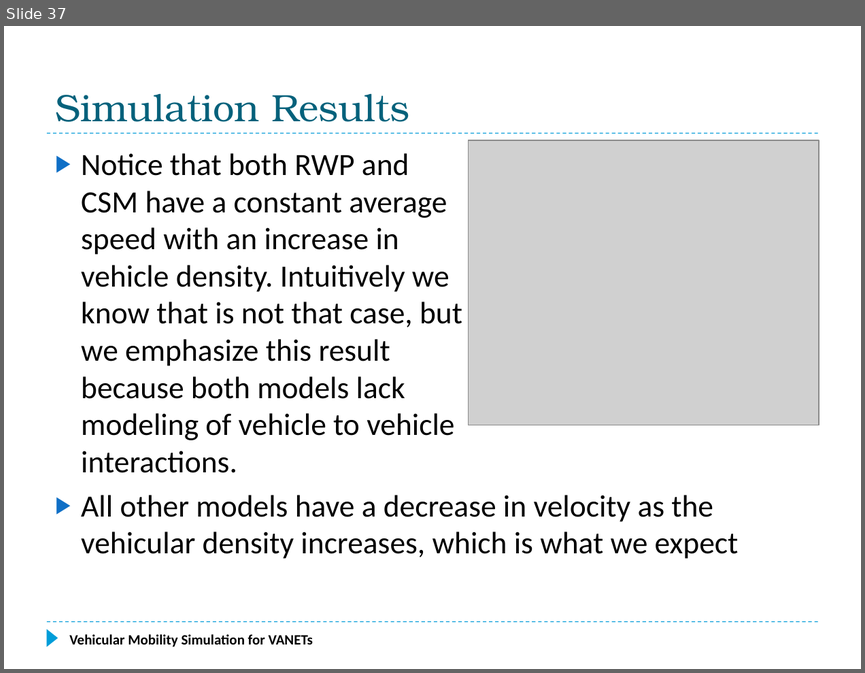
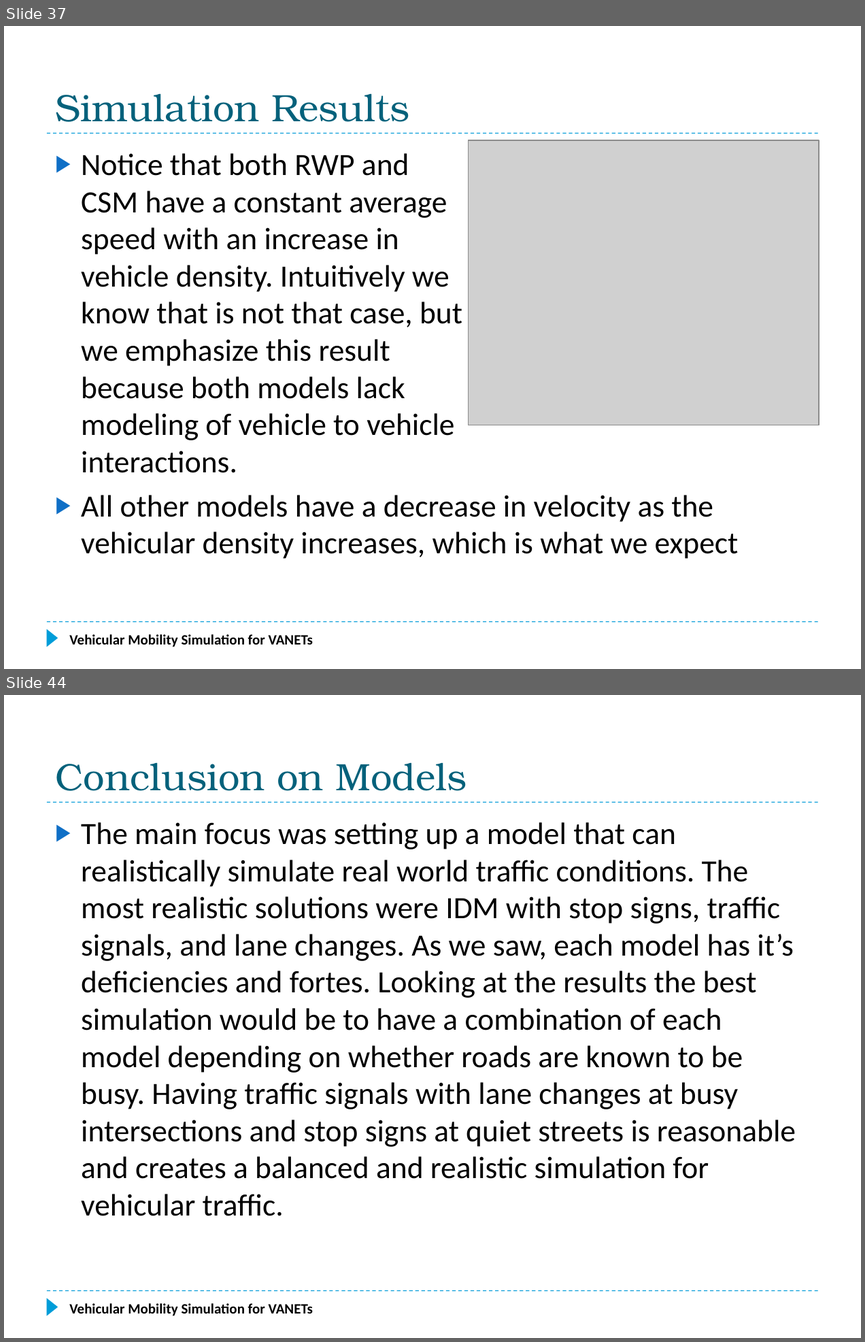
Before and after one commit to f33losopher/EEMaster_VANET, a slide deck: VANET_Felix.pptx. Shown one above the other, each under a label of ours: slide 37 before the commit, slides 37 and 44 after it; the slides between them are not shown. The pictures are 865x673 and 865x1342 pixels, drawn with LibreOffice and Linux fonts; fonts in the diff are those of the drawing; grey boxes stand for pictures. Boxes give left, top, right and bottom in pixels: in the first picture for what was removed or moved away, otherwise in the second. Text is boxed around its words. In the diff, an @@ line names an element or a change of style, - is before the commit and + after.

Commit message:
Finished the Simulation on PPT

```diff
--- a/VANET_Felix.pptx
+++ b/VANET_Felix.pptx
@@ slide 44 added at <box>4,695,861,1338</box>, background #FFFFFF; not listed: 3 template elements that a slide beside it also shows @@
@@ title added at <box>55,763,467,791</box>, 32 pt, text #04617B @@
+Conclusion on Models
@@ text added at <box>81,822,796,1216</box>, 26 pt, text #000000 @@
+▶ The main focus was setting up a model that can realistically simulate real world traffic conditions. The most realistic solutions were IDM with stop signs, traffic signals, and lane changes. As we saw, each model has it’s deficiencies and fortes. Looking at the results the best simulation would be to have a combination of each model depending on whether roads are known to be busy. Having traffic signals with lane changes at busy intersections and stop signs at quiet streets is reasonable and creates a balanced and realistic simulation for vehicular traffic.
@@ text added at <box>69,1303,313,1316</box>, 12 pt, text #000000, bold @@
+Vehicular Mobility Simulation for VANETs
```
Also in this commit, not shown: 1 slide changed, 5 other slides added, 1 other file.
